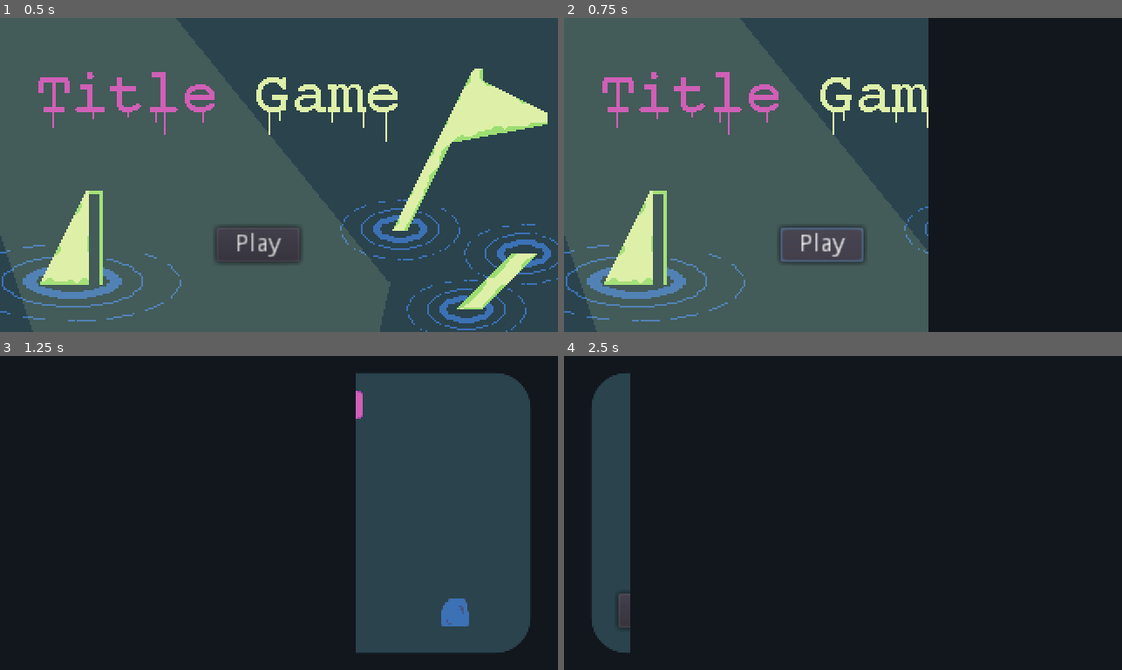
Above: before the commit, frames 1-4 (two rows, left to right).
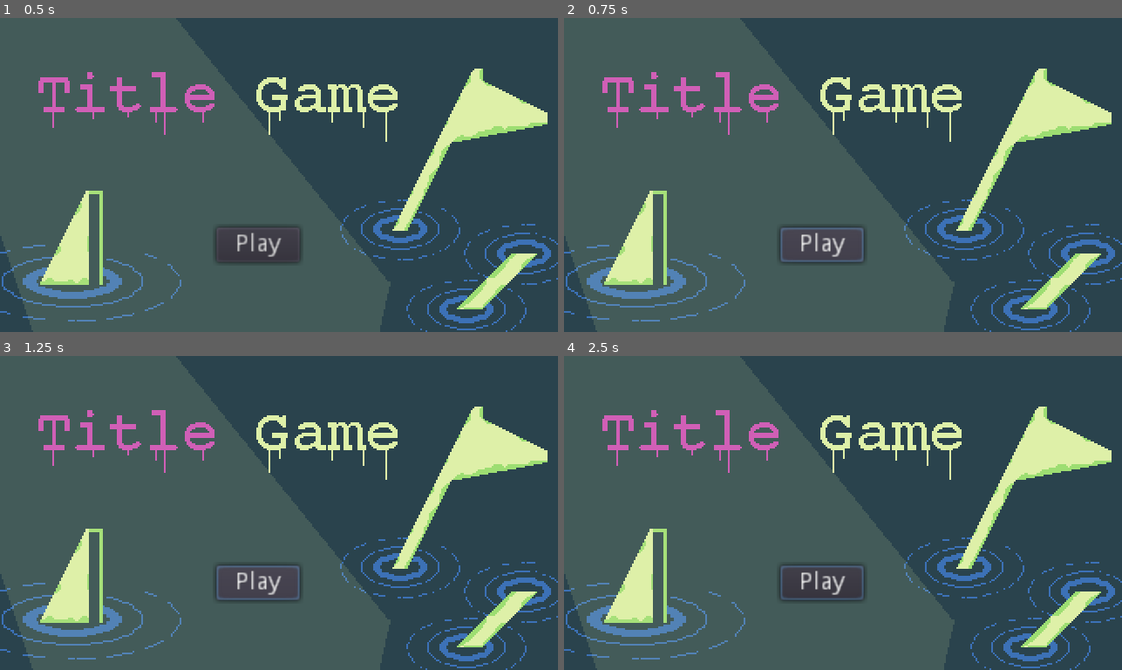
Above: after the commit, the same moments.

Repository: genericuser990/GameJamTowerTheme
Game: Godot game, scene res://Scenes/SceneManager.tscn
The game is run twice, just before and just after one commit, with the same random seed, the same clock (stepped at 60 frames per second) and the same inputs.
Inputs (mouse positions are in pixels of both pictures, inside the frame that each line leads up to):
- Up to frame 1 (0.5 s): no input
- Up to frame 2 (0.75 s): click "Play" at 0.5 s
- Up to frame 3 (1.25 s): no input
- Up to frame 4 (2.5 s): click (776, 406) at 1.25 s, where only the run before the commit has a clickable "1"; click (809, 406) at 2 s, where only the run before the commit has a clickable "2"

Frame 1 is identical in both runs. In frame 2, 35% of the frame differs, in the area x 65-100%, y 0-100%; in frame 3, 79%; in frame 4, 100%, in the area x 0-100%, y 0-100%.
Error before the commit: Attempt to call function 'instance' in base 'null instance' on a null instance. (res://Scripts/SceneManager.gd:51)
Error after the commit: Invalid call. Nonexistent function 'playSelect' in base 'Nil'. (res://Scripts/SceneButton.gd:16)

Commit message:
reload scene

Diff:
--- a/Scenes/SceneManager.tscn
+++ b/Scenes/SceneManager.tscn
@@ -1,6 +1,5 @@
-[gd_scene load_steps=7 format=2]
+[gd_scene load_steps=6 format=2]
 
-[ext_resource path="res://Scripts/AudioManager.gd" type="Script" id=1]
 [ext_resource path="res://Scenes/AudioManager.tscn" type="PackedScene" id=2]
 [ext_resource path="res://Scripts/SceneManager.gd" type="Script" id=3]
 [ext_resource path="res://Scripts/Camera2D.gd" type="Script" id=4]
@@ -53,7 +52,6 @@
 script = ExtResource( 3 )
 
 [node name="AudioManager" parent="." instance=ExtResource( 2 )]
-script = ExtResource( 1 )
 
 [node name="ViewportContainer" type="ViewportContainer" parent="."]
 margin_right = 40.0
@@ -82,5 +80,6 @@
 anchor_right = 1.0
 anchor_bottom = 1.0
 margin_left = 334.0
-margin_right = 351.0
+margin_right = 356.0
+margin_bottom = 6.0
 color = Color( 0.0705882, 0.0862745, 0.113725, 1 )
--- a/Scripts/MonsterSprite.gd
+++ /dev/null
@@ -1,16 +0,0 @@
-extends Sprite
-
-var amplitude = 0.05
-var period = 2
-var time = 0
-
-
-func manageSprite(vel, delta):
-	# flip sprite
-	if (vel.x > 0):
-		flip_h = false
-	elif (vel.x < 0):
-		flip_h = true
-
-	time += 1
-	offset.y += sin(delta * period * time) * amplitude
--- a/Scripts/SceneManager.gd
+++ b/Scripts/SceneManager.gd
@@ -6,6 +6,7 @@
 onready var viewPort := $ViewportContainer/Viewport
 onready var animationPlayer = $AnimationPlayer
 var startScene = "res://Scenes/ui/StartScreen.tscn"
+var reloadSceneStr
 
 signal finishTransition
 
@@ -48,11 +49,16 @@
 	if (newSceneStr == ""):
 		return
 
+	reloadSceneStr = newSceneStr
 	var newGameScene = load(newSceneStr).instance()
 	currentGameScene = newGameScene
 	viewPort.add_child(currentGameScene)
 
-
+func reloadCurrentScene():
+	currentGameScene.queue_free()
+	var newGameScene = load(reloadSceneStr).instance()
+	currentGameScene = newGameScene
+	viewPort.add_child(currentGameScene)
 
 func sceneTransitionFin():
 	emit_signal("finishTransition")
